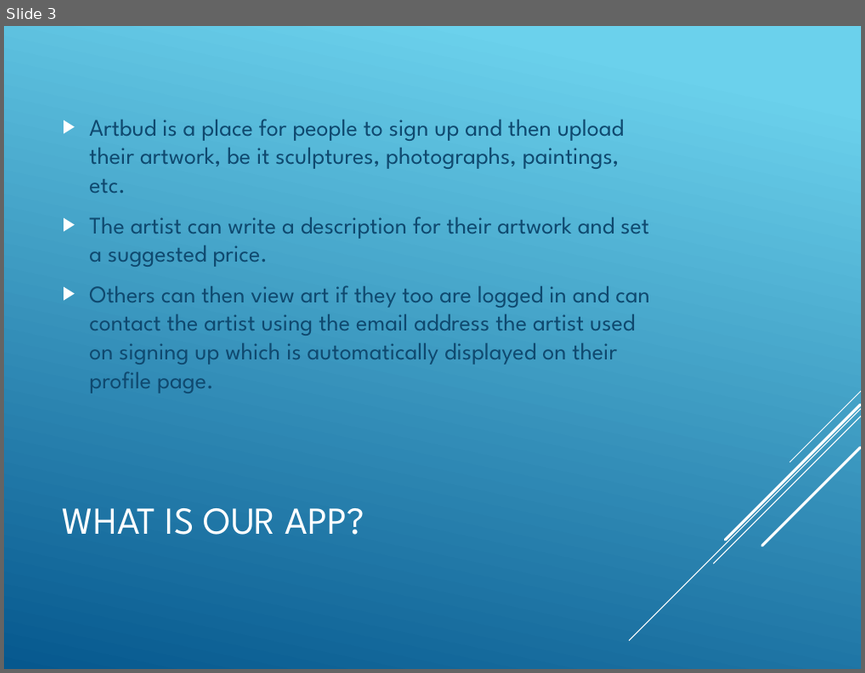
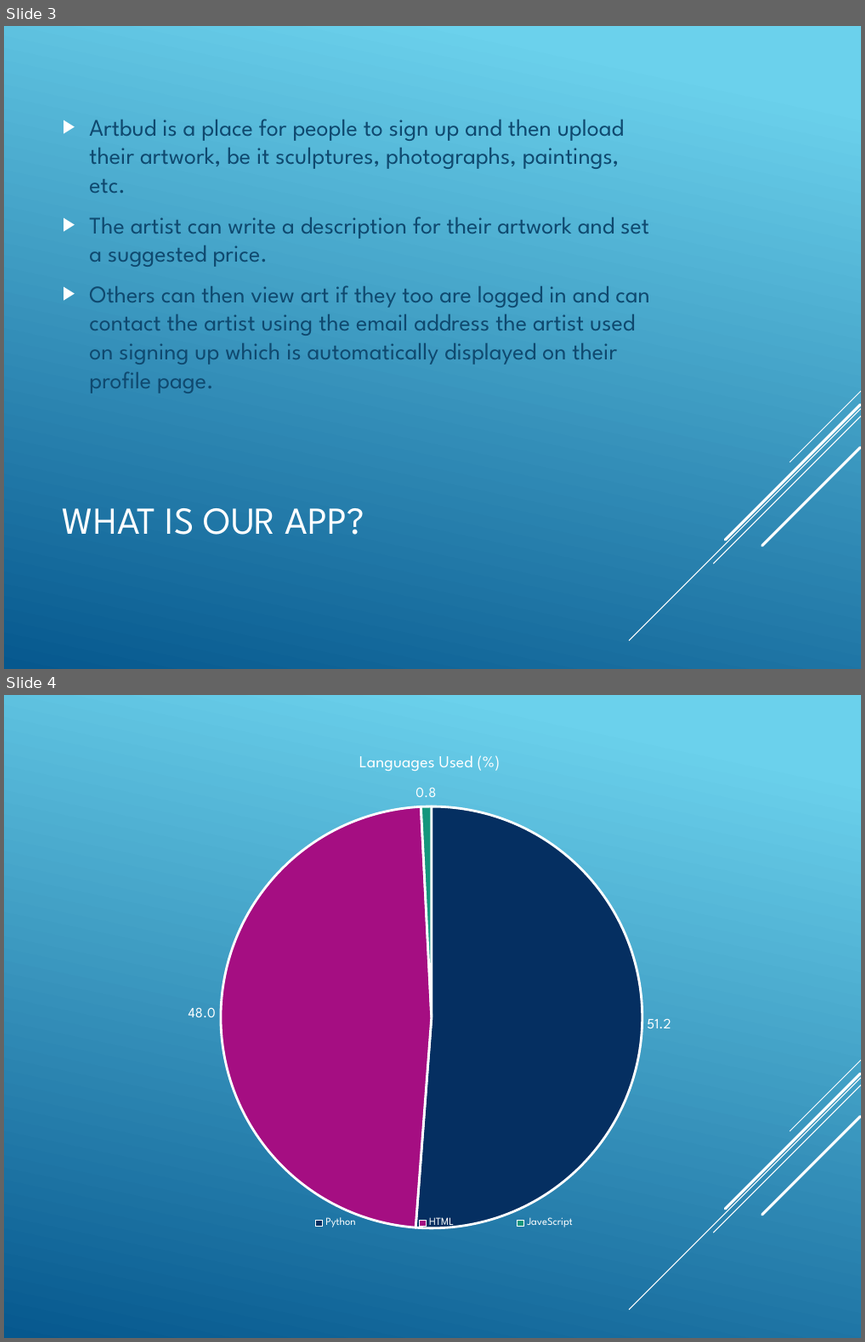
Before and after one commit to GilesMunn/artbud, a slide deck: presentation_material/powerpoint.pptx. Shown one above the other, each under a label of ours: slide 3 before the commit, slides 3 and 4 after it. The pictures are 865x673 and 865x1342 pixels, drawn with LibreOffice and Linux fonts; fonts in the diff are those of the drawing. Boxes give left, top, right and bottom in pixels: in the first picture for what was removed or moved away, otherwise in the second. Text is boxed around its words. In the diff, an @@ line names an element or a change of style, - is before the commit and + after.

Commit message:
Added pie chart

```diff
--- a/presentation_material/powerpoint.pptx
+++ b/presentation_material/powerpoint.pptx
@@ slide 4 added at (4,695,861,1338), background gradient #6ED2EB to #06588E; not listed: 5 template elements that a slide beside it also shows @@
@@ pie chart added at (45,736,815,1263) @@
+title "Languages Used (%) "
+categories: Python, HTML, JaveScript
+Series 1: 51.2, 48, 0.8
```
